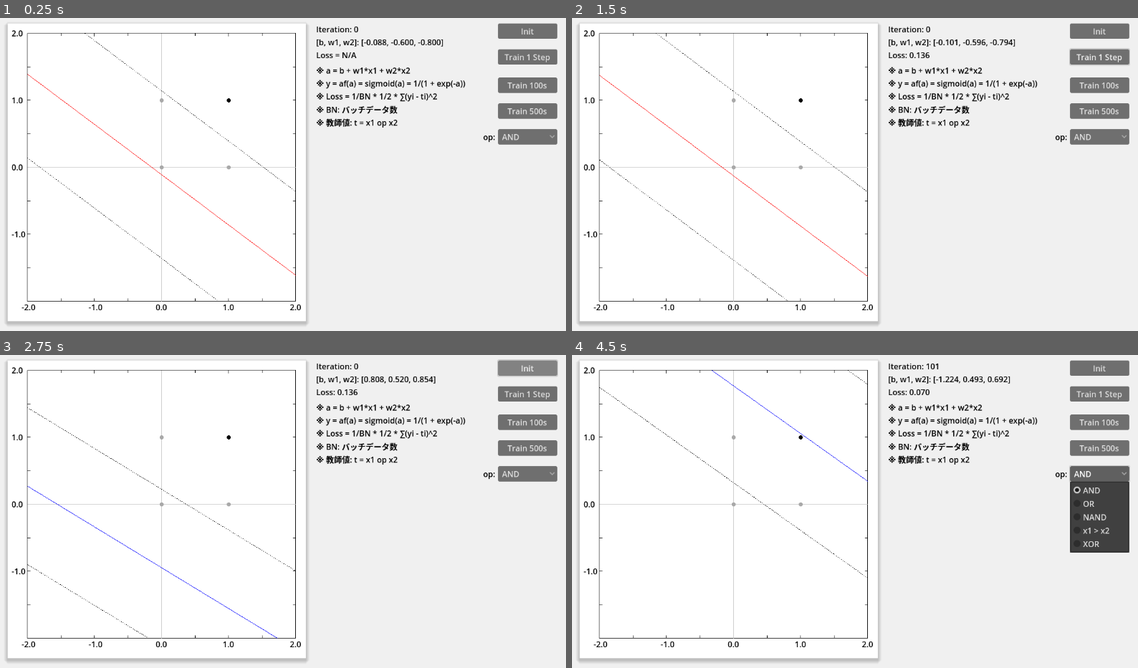
Above: before the commit, frames 1-4 (two rows, left to right).
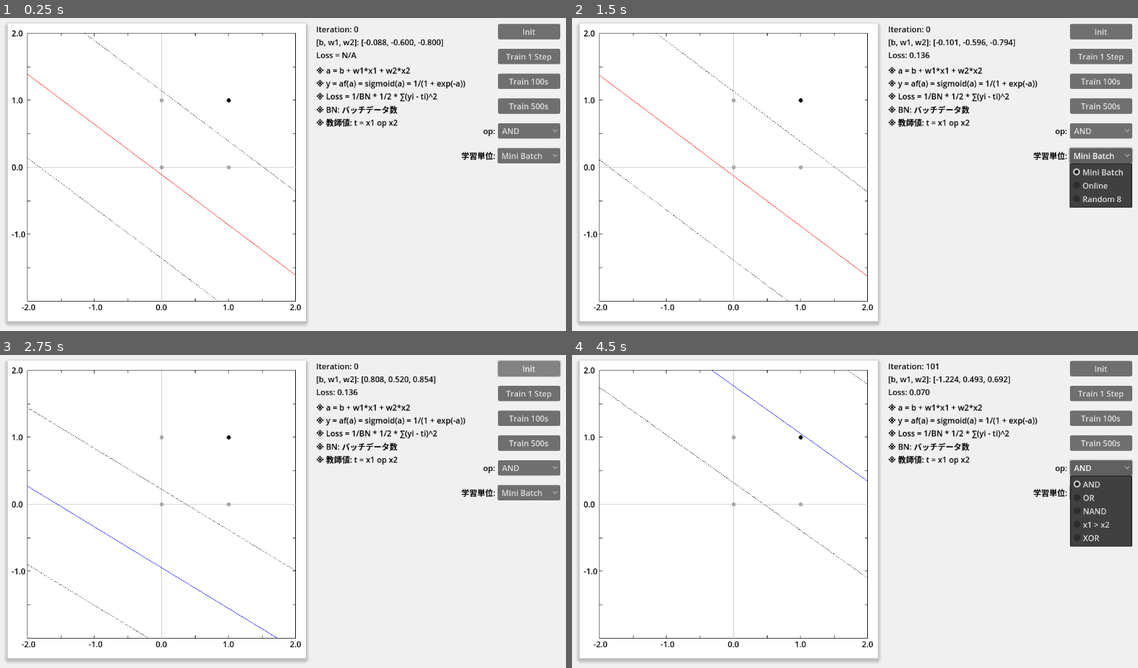
Above: after the commit, the same moments.

Repository: vivisuke/VisualFCL
Game: Godot game, scene res://fc1layer_scene.tscn
Two runs of this game, one before a commit and one after it. Both use one fixed random seed, a clock stepped at 60 frames per second and the inputs below.
Inputs (mouse positions are in pixels of both pictures, inside the frame that each line leads up to):
- Up to frame 1 (0.25 s): no input
- Up to frame 2 (1.5 s): click "Train 1 Step" at 0.5 s; click (1098, 155) at 1.25 s, where only the run after the commit has a clickable "Mini Batch"
- Up to frame 3 (2.75 s): click "Init" at 2 s
- Up to frame 4 (4.5 s): click "Train 100s" at 2.75 s; click "Train 500s" at 3.5 s; click "AND" at 4.25 s

The runs differ from the first frame. In frame 1, 2.4% of the frame differs, in the area x 81-99%, y 1-47%; in frame 2, 4.0%, in the area x 81-100%, y 1-61%; in frame 3, 2.4%; in frame 4, 2.6%.

Commit message:
0027 ◎ C 06/14 06/15 0.001│ToDo│オンライン・ミニバッチ学習選択可能に

Diff:
--- a/VisualFCL/fc1layer_scene.tscn
+++ b/VisualFCL/fc1layer_scene.tscn
@@ -84,37 +84,37 @@
 
 [node name="InitButton" type="Button" parent="."]
 offset_left = 1011.0
-offset_top = 24.0
-offset_right = 1130.0
-offset_bottom = 55.0
+offset_top = 25.0
+offset_right = 1136.0
+offset_bottom = 56.0
 text = "Init"
 
 [node name="Train1Button" type="Button" parent="."]
 offset_left = 1011.0
-offset_top = 76.0
-offset_right = 1130.0
-offset_bottom = 107.0
+offset_top = 75.0
+offset_right = 1136.0
+offset_bottom = 106.0
 text = "Train 1 Step"
 
 [node name="Train100Button" type="Button" parent="."]
 offset_left = 1011.0
-offset_top = 133.0
-offset_right = 1130.0
-offset_bottom = 164.0
+offset_top = 125.0
+offset_right = 1136.0
+offset_bottom = 156.0
 text = "Train 100s"
 
 [node name="Train500Button" type="Button" parent="."]
 offset_left = 1011.0
-offset_top = 185.0
-offset_right = 1130.0
-offset_bottom = 216.0
+offset_top = 175.0
+offset_right = 1136.0
+offset_bottom = 206.0
 text = "Train 500s"
 
 [node name="OperatorButton" type="OptionButton" parent="."]
 offset_left = 1011.0
-offset_top = 237.0
-offset_right = 1130.0
-offset_bottom = 268.0
+offset_top = 225.0
+offset_right = 1136.0
+offset_bottom = 256.0
 item_count = 5
 selected = 0
 popup/item_0/text = "AND"
@@ -138,8 +138,31 @@
 horizontal_alignment = 2
 vertical_alignment = 1
 
+[node name="LearnUnitButton" type="OptionButton" parent="."]
+offset_left = 1010.0
+offset_top = 275.0
+offset_right = 1136.0
+offset_bottom = 306.0
+item_count = 3
+selected = 0
+popup/item_0/text = "Mini Batch"
+popup/item_0/id = 0
+popup/item_1/text = "Online"
+popup/item_1/id = 1
+popup/item_2/text = "Random 8"
+popup/item_2/id = 2
+
+[node name="Label" type="Label" parent="LearnUnitButton"]
+offset_left = -91.0
+offset_bottom = 31.0
+theme_override_colors/font_color = Color(0, 0, 0, 1)
+text = "学習単位: "
+horizontal_alignment = 2
+vertical_alignment = 1
+
 [connection signal="pressed" from="InitButton" to="." method="_on_init_button_pressed"]
 [connection signal="pressed" from="Train1Button" to="." method="_on_train_1_button_pressed"]
 [connection signal="pressed" from="Train100Button" to="." method="_on_train_100_button_pressed"]
 [connection signal="pressed" from="Train500Button" to="." method="_on_train_500_button_pressed"]
 [connection signal="item_selected" from="OperatorButton" to="." method="_on_operator_button_item_selected"]
+[connection signal="item_selected" from="LearnUnitButton" to="." method="_on_learn_unit_button_item_selected"]
--- a/VisualFCL/scripts/fc1layer_scene.gd
+++ b/VisualFCL/scripts/fc1layer_scene.gd
@@ -4,6 +4,8 @@
 	OP_AND = 0, OP_OR, OP_NAND,
 	OP_GT,		# x1 > x2
 	OP_XOR,
+	#
+	LU_MINI_BATCH = 0, LU_ONLINE, LU_RANDOM_8,
 }
 const boolean_pos = [[0, 0], [1, 0], [0, 1], [1, 1]]
 var ALPHA = 0.1			# 学習率
@@ -12,6 +14,7 @@
 var n_train = 0
 var n_iteration = 0					# イテレーション数
 var n_batch
+var learn_unit = LU_MINI_BATCH
 var sumLoss
 var fcl
 var vec_weight = [0.0, 0.7, 0.7]	# [b, w1, w2] 重みベクター
@@ -103,9 +106,16 @@
 	sumLoss = 0.0
 	n_batch = 0
 	fcl.vec_weight = vec_weight
-	for i in range(boolean_pos.size()):
-		train(boolean_pos[i])
-	#train([1.0, 1.0])
+	if learn_unit == LU_MINI_BATCH:		# ミニバッチ学習
+		for i in range(boolean_pos.size()):
+			train(boolean_pos[i])
+	elif learn_unit == LU_ONLINE:			# オンライン学習
+		var r = randi_range(0, boolean_pos.size()-1)
+		train(boolean_pos[r])
+	else:
+		for i in range(8):
+			var r = randi_range(0, boolean_pos.size()-1)
+			train(boolean_pos[r])
 	print("sumLoss = ", sumLoss)
 	$LossLabel.text = "Loss: %.3f" % (sumLoss/n_batch)
 	print("vec_grad = ", vec_grad)
@@ -124,10 +134,11 @@
 func _on_train_500_button_pressed():
 	n_train = 500
 	pass # Replace with function body.
-
-
 func _on_operator_button_item_selected(index):
 	ope = index
 	$GraphRect.ope = ope
 	$GraphRect.queue_redraw()
 	pass # Replace with function body.
+func _on_learn_unit_button_item_selected(index):
+	learn_unit = index
+	pass # Replace with function body.
Not shown, changed: VisualFCL.spr
